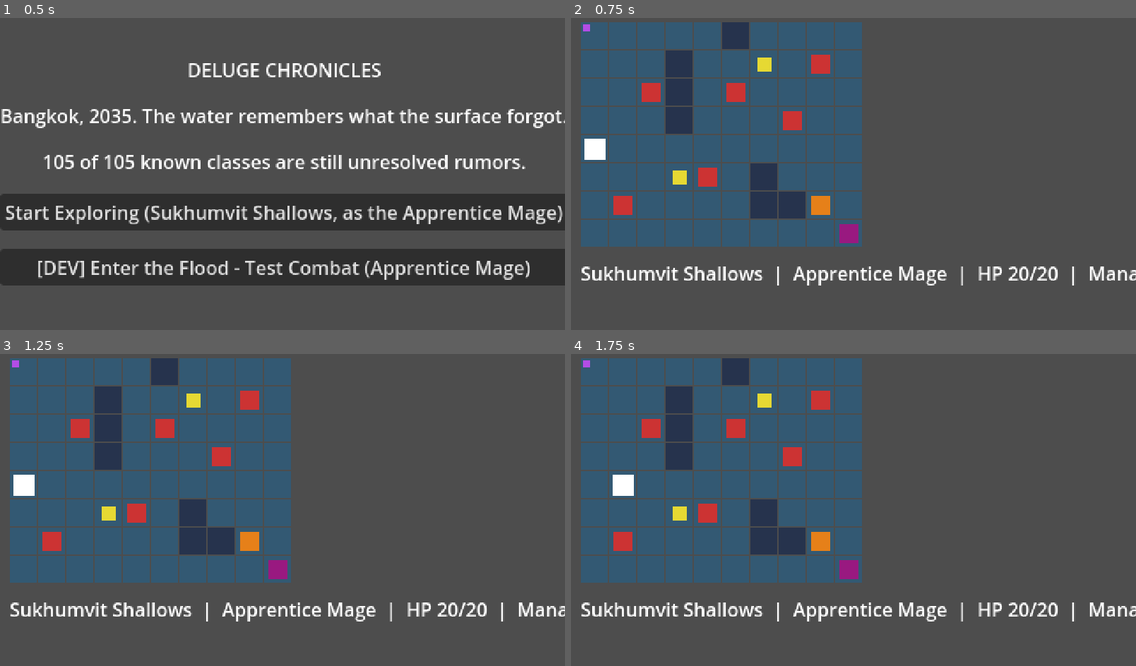
Above: before the commit, frames 1-4 (two rows, left to right).
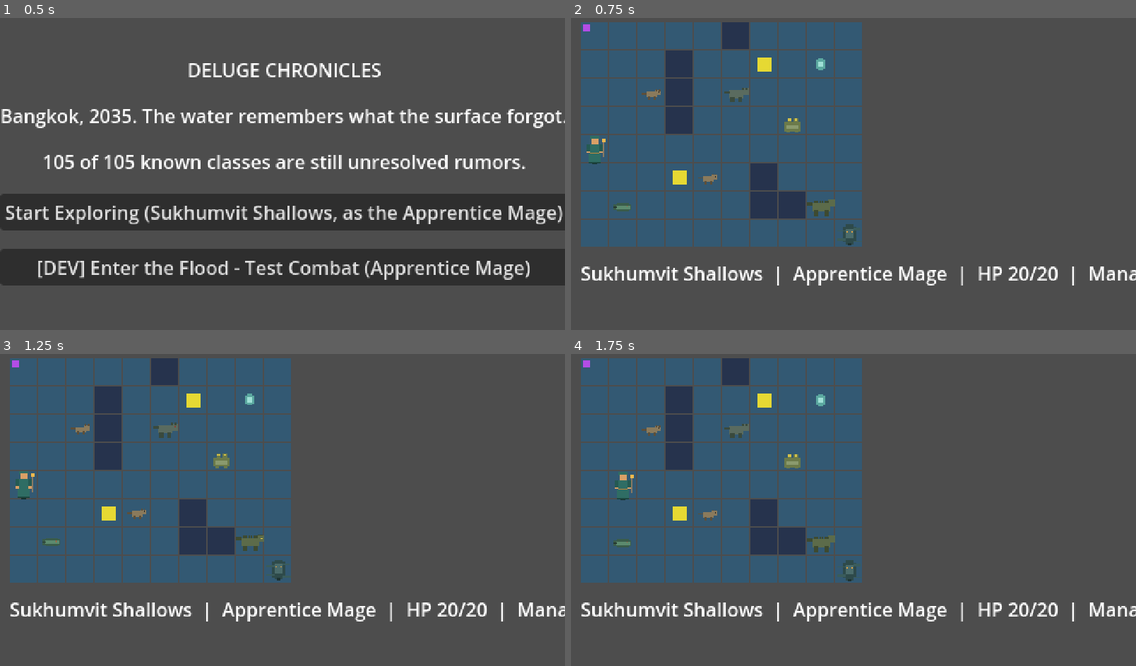
Above: after the commit, the same moments.

Repository: LupangSyS/PulseAI
Game: Godot game, scene res://scenes/main_menu.tscn
Same seed, same stepped clock (60 frames per second), same inputs: the game is played once before the commit and once after it.
Inputs:
- Up to frame 1 (0.5 s): no input
- Up to frame 2 (0.75 s): click "Start Exploring (Sukhumvit Sh…" at 0.5 s
- Up to frame 3 (1.25 s): no input
- Up to frame 4 (1.75 s): hold Right (ui_right) from 1.28 s (still down)

Frame 1 is identical in both runs. In frame 2, 2.0% of the frame differs, in the area x 2-51%, y 11-73%; in frame 3, 2.0%; in frame 4, 2.0%.

Commit message:
Add real pixel art for everything currently in the playable game
Generates true 32x32 RGBA pixel art (region-fill generation - every
pixel an explicit color choice, not an AI image model guessing at a
"pixel art style") for the Apprentice Mage and all 8 monsters that
actually appear in the game: Flooded Ghoul (the dev-test placeholder)
plus Sukhumvit Shallows' 5 mobs, mini-boss, and boss.

tools/gen_sprites.py ports the humanoid region-generator from the
Pixel Studio artifact to Python and adds quadruped/blob/squat/boss
body-plan generators for the non-humanoid monsters, so a rat, a dog,
a toad, a crocodile-like mini-boss, and an amorphous tendriled boss
each get a genuinely distinct silhouette rather than a reskinned
humanoid. Each character gets 2 frames (idle + a 1px bob) for real
animation. Kept in the repo (like tools/gen_ranks.py) since it's
reusable for adding more characters later.

scripts/util/sprite_loader.gd renders the generated art as
AnimatedSprite2D in the overworld and as animated TextureRect
portraits in combat (which previously showed no visual at all, just
text), and falls back to the existing colored-rectangle/text-only
look for any class or monster id without generated art - which is
still 96+ of the 105 classes and every monster outside this batch, so
that fallback is the common case the code has to keep handling
correctly, not an edge case.

Validated headlessly: the 105-class combat regression still passes at
zero failures, targeted tests confirm SpriteLoader's fallback behavior
(art-bearing ids render as real sprites, sprite-less ids gracefully
render as the original placeholder with no errors), and a full
menu -> overworld -> combat -> overworld run through real
change_scene_to_file transitions confirms both scenes show live,
correctly-selected art the whole way through.

Co-Authored-By: Claude Sonnet 5 <noreply@anthropic.com>
Claude-Session: https://claude.ai/code/session_01P5dwagSojk6u8oWg1L4kN1

Diff:
--- a/scripts/combat/combat.gd
+++ b/scripts/combat/combat.gd
@@ -23,9 +23,11 @@
 ## "[DEV] Enter the Flood" menu shortcut), it falls back to a fresh
 ## Apprentice Mage vs. the placeholder Flooded Ghoul for standalone testing.
 ##
-## UI is built entirely in code (no hand-authored .tscn layout) so this
-## scene is safe to review as plain text and swap for real pixel-art
-## widgets later without touching the combat logic below.
+## UI is built entirely in code (no hand-authored .tscn layout). Player and
+## enemy portraits (SpriteLoader.load_frames, a simple 2-frame idle flip
+## driven by _process) render when generated art exists for that class/
+## monster id; otherwise the TextureRect just stays hidden - most ids don't
+## have art yet (see GDD.md), so that fallback is the common case.
 
 const STARTING_HAND_SIZE := 4
 const DEFAULT_CLASS_ID := "mage_f"
@@ -49,6 +51,13 @@
 var hand_container: HBoxContainer
 var end_turn_button: Button
 var continue_button: Button
+
+var player_portrait: TextureRect
+var enemy_portrait: TextureRect
+var player_portrait_frames: Array = []
+var enemy_portrait_frames: Array = []
+var portrait_anim_timer: float = 0.0
+var portrait_anim_frame: int = 0
 
 func _ready() -> void:
 	_build_ui()
@@ -72,6 +81,23 @@
 	root_box.add_child(status_label)
 	root_box.add_child(enemy_label)
 
+	var portrait_row := HBoxContainer.new()
+	portrait_row.alignment = BoxContainer.ALIGNMENT_CENTER
+	portrait_row.add_theme_constant_override("separation", 20)
+	root_box.add_child(portrait_row)
+
+	player_portrait = TextureRect.new()
+	player_portrait.custom_minimum_size = Vector2(64, 64)
+	player_portrait.stretch_mode = TextureRect.STRETCH_KEEP_ASPECT_CENTERED
+	player_portrait.texture_filter = CanvasItem.TEXTURE_FILTER_NEAREST
+	portrait_row.add_child(player_portrait)
+
+	enemy_portrait = TextureRect.new()
+	enemy_portrait.custom_minimum_size = Vector2(64, 64)
+	enemy_portrait.stretch_mode = TextureRect.STRETCH_KEEP_ASPECT_CENTERED
+	enemy_portrait.texture_filter = CanvasItem.TEXTURE_FILTER_NEAREST
+	portrait_row.add_child(enemy_portrait)
+
 	log_label = RichTextLabel.new()
 	log_label.custom_minimum_size = Vector2(0, 140)
 	log_label.bbcode_enabled = true
@@ -93,6 +119,31 @@
 	continue_button.visible = false
 	continue_button.pressed.connect(_on_continue_pressed)
 	root_box.add_child(continue_button)
+
+func _process(delta: float) -> void:
+	portrait_anim_timer += delta
+	if portrait_anim_timer < 0.5:
+		return
+	portrait_anim_timer = 0.0
+	portrait_anim_frame = 1 - portrait_anim_frame
+	if player_portrait_frames.size() == 2:
+		player_portrait.texture = player_portrait_frames[portrait_anim_frame]
+	if enemy_portrait_frames.size() == 2:
+		enemy_portrait.texture = enemy_portrait_frames[portrait_anim_frame]
+
+func _load_portraits(class_id: String, monster_id: String) -> void:
+	player_portrait_frames = SpriteLoader.load_frames(class_id, "character")
+	enemy_portrait_frames = SpriteLoader.load_frames(monster_id, "monster")
+	portrait_anim_frame = 0
+	portrait_anim_timer = 0.0
+
+	player_portrait.visible = not player_portrait_frames.is_empty()
+	if not player_portrait_frames.is_empty():
+		player_portrait.texture = player_portrait_frames[0]
+
+	enemy_portrait.visible = not enemy_portrait_frames.is_empty()
+	if not enemy_portrait_frames.is_empty():
+		enemy_portrait.texture = enemy_portrait_frames[0]
 
 func _start_battle(class_id: String, monster_id: String, existing_player: Combatant) -> void:
 	player_class = GameData.get_class_by_id(class_id)
@@ -106,6 +157,7 @@
 	player.refill_resource()
 
 	enemies = [_make_monster_combatant(monster_id)]
+	_load_portraits(class_id, monster_id)
 
 	draw_pile = player_class.deck.duplicate()
 	draw_pile.shuffle()
--- a/scripts/overworld/overworld.gd
+++ b/scripts/overworld/overworld.gd
@@ -23,6 +23,8 @@
 const GRID_OFFSET := Vector2(8, 8)
 const DEFAULT_DISTRICT_ID := "sukhumvit_shallows"
 const DEFAULT_CLASS_ID := "mage_f"
+const PLAYER_SPRITE_SCALE := 0.875 # native sprites are 32px; displays ~28px
+const MONSTER_SPRITE_SCALE := 0.75 # ~24px, matches CELL_SIZE
 
 var district_id: String
 var district: DistrictData
@@ -36,7 +38,7 @@
 var event_visuals: Dictionary = {} # spawn_key -> Node
 
 var grid_root: Node2D
-var player_visual: ColorRect
+var player_visual: Node
 var status_label: Label
 var log_label: RichTextLabel
 var inventory_container: HBoxContainer
@@ -100,9 +102,7 @@
 			rect.color = Color(0.15, 0.2, 0.3) if _is_blocked(cell) else Color(0.2, 0.35, 0.45)
 			grid_root.add_child(rect)
 
-	player_visual = ColorRect.new()
-	player_visual.size = Vector2(CELL_SIZE - 6, CELL_SIZE - 6)
-	player_visual.color = Color(1, 1, 1)
+	player_visual = SpriteLoader.build_sprite(RunState.player_class_id, "character", Color(1, 1, 1), Vector2(CELL_SIZE - 6, CELL_SIZE - 6), PLAYER_SPRITE_SCALE)
 	grid_root.add_child(player_visual)
 
 func _cell_key(cell) -> String:
@@ -174,18 +174,27 @@
 	return Time.get_ticks_msec() < respawn_at
 
 func _create_monster_visual(key: String, entry: Dictionary) -> void:
-	var rect := ColorRect.new()
-	rect.size = Vector2(CELL_SIZE - 8, CELL_SIZE - 8)
 	var monster := GameData.get_monster(entry["monster_id"])
+	var fallback_color := Color(0.8, 0.2, 0.2)
 	if monster != null and monster.is_boss:
-		rect.color = Color(0.6, 0.1, 0.5)
+		fallback_color = Color(0.6, 0.1, 0.5)
 	elif monster != null and monster.is_miniboss:
-		rect.color = Color(0.9, 0.5, 0.1)
+		fallback_color = Color(0.9, 0.5, 0.1)
+	var visual := SpriteLoader.build_sprite(entry["monster_id"], "monster", fallback_color, Vector2(CELL_SIZE - 8, CELL_SIZE - 8), MONSTER_SPRITE_SCALE)
+	grid_root.add_child(visual)
+	_position_visual_at_cell(visual, Vector2i(entry["cell"][0], entry["cell"][1]))
+	monster_visuals[key] = visual
+
+## Positions either node type this scene ever creates at the given cell:
+## AnimatedSprite2D draws centered on its position, ColorRect draws from
+## its position as a top-left corner - this normalizes both to "centered
+## in the cell" so callers don't need to care which one a spawn resolved to.
+func _position_visual_at_cell(visual: Node, cell: Vector2i) -> void:
+	var cell_center: Vector2 = _cell_to_pixel(cell) + Vector2(CELL_SIZE, CELL_SIZE) / 2.0
+	if visual is Node2D:
+		visual.position = cell_center
 	else:
-		rect.color = Color(0.8, 0.2, 0.2)
-	rect.position = _cell_to_pixel(Vector2i(entry["cell"][0], entry["cell"][1])) + Vector2(4, 4)
-	grid_root.add_child(rect)
-	monster_visuals[key] = rect
+		visual.position = cell_center - visual.size / 2.0
 
 func _create_item_visual(key: String, spawn: Dictionary) -> void:
 	var rect := ColorRect.new()
@@ -205,7 +214,7 @@
 
 func _update_player_visual() -> void:
 	if player_visual != null:
-		player_visual.position = _cell_to_pixel(player_cell) + Vector2(3, 3)
+		_position_visual_at_cell(player_visual, player_cell)
 
 func _unhandled_input(event: InputEvent) -> void:
 	if event.is_action_pressed("ui_up"):
--- /dev/null
+++ b/scripts/util/sprite_loader.gd
@@ -0,0 +1,57 @@
+class_name SpriteLoader
+extends RefCounted
+
+## Builds a small 2-frame idle-animated sprite for a class/monster id, or a
+## plain ColorRect if no generated art exists for it yet. Most ids DON'T
+## have art (see GDD.md - only Sukhumvit Shallows' cast does), so the
+## fallback path is the common case, not an edge case, and must never
+## error or print warnings for a missing id.
+##
+## Art convention: res://assets/sprites/<kind>s/<id>_idle1.png and
+## _idle2.png, both true 32x32 RGBA (real alpha, not a drawn checkerboard).
+## `kind` is "character" or "monster".
+
+const ROOTS := {
+	"character": "res://assets/sprites/characters/",
+	"monster": "res://assets/sprites/monsters/",
+}
+
+static func has_art(id: String, kind: String) -> bool:
+	var root: String = ROOTS.get(kind, "")
+	if root == "":
+		return false
+	return ResourceLoader.exists(root + id + "_idle1.png") and ResourceLoader.exists(root + id + "_idle2.png")
+
+## Returns [frame1: Texture2D, frame2: Texture2D], or [] if no art exists.
+static func load_frames(id: String, kind: String) -> Array:
+	if not has_art(id, kind):
+		return []
+	var root: String = ROOTS[kind]
+	return [load(root + id + "_idle1.png"), load(root + id + "_idle2.png")]
+
+## For the overworld (Node2D-based free positioning): an AnimatedSprite2D
+## already playing its idle loop, or a ColorRect fallback sized/colored by
+## the caller. Position is left at (0,0) - callers position both node
+## types uniformly via a helper like overworld.gd's _position_visual_at_cell.
+static func build_sprite(id: String, kind: String, fallback_color: Color, fallback_size: Vector2, sprite_scale: float = 1.0) -> Node:
+	var frames: Array = load_frames(id, kind)
+	if frames.is_empty():
+		var rect := ColorRect.new()
+		rect.color = fallback_color
+		rect.size = fallback_size
+		return rect
+
+	var sprite_frames := SpriteFrames.new()
+	sprite_frames.add_animation("idle")
+	sprite_frames.set_animation_loop("idle", true)
+	sprite_frames.set_animation_speed("idle", 2.0)
+	sprite_frames.add_frame("idle", frames[0])
+	sprite_frames.add_frame("idle", frames[1])
+
+	var sprite := AnimatedSprite2D.new()
+	sprite.sprite_frames = sprite_frames
+	sprite.animation = "idle"
+	sprite.texture_filter = CanvasItem.TEXTURE_FILTER_NEAREST
+	sprite.scale = Vector2(sprite_scale, sprite_scale)
+	sprite.play()
+	return sprite
Binary file added: assets/sprites/characters/mage_f_idle1.png
Not shown, added: assets/sprites/characters/mage_f_idle1.png.import
Binary file added: assets/sprites/characters/mage_f_idle2.png
Not shown, added: assets/sprites/characters/mage_f_idle2.png.import
Binary file added: assets/sprites/monsters/bloated_toad_idle1.png
Not shown, added: assets/sprites/monsters/bloated_toad_idle1.png.import
Binary file added: assets/sprites/monsters/bloated_toad_idle2.png
Not shown, added: assets/sprites/monsters/bloated_toad_idle2.png.import
Binary file added: assets/sprites/monsters/drowned_stray_idle1.png
Not shown, added: assets/sprites/monsters/drowned_stray_idle1.png.import
Binary file added: assets/sprites/monsters/drowned_stray_idle2.png
Not shown, added: assets/sprites/monsters/drowned_stray_idle2.png.import
(and 27 more such lines)
